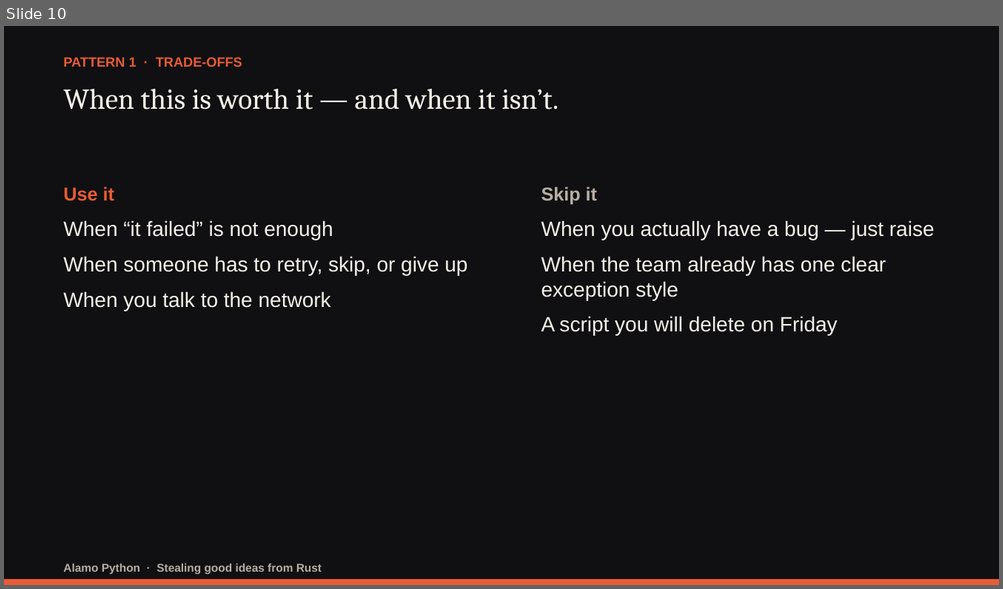
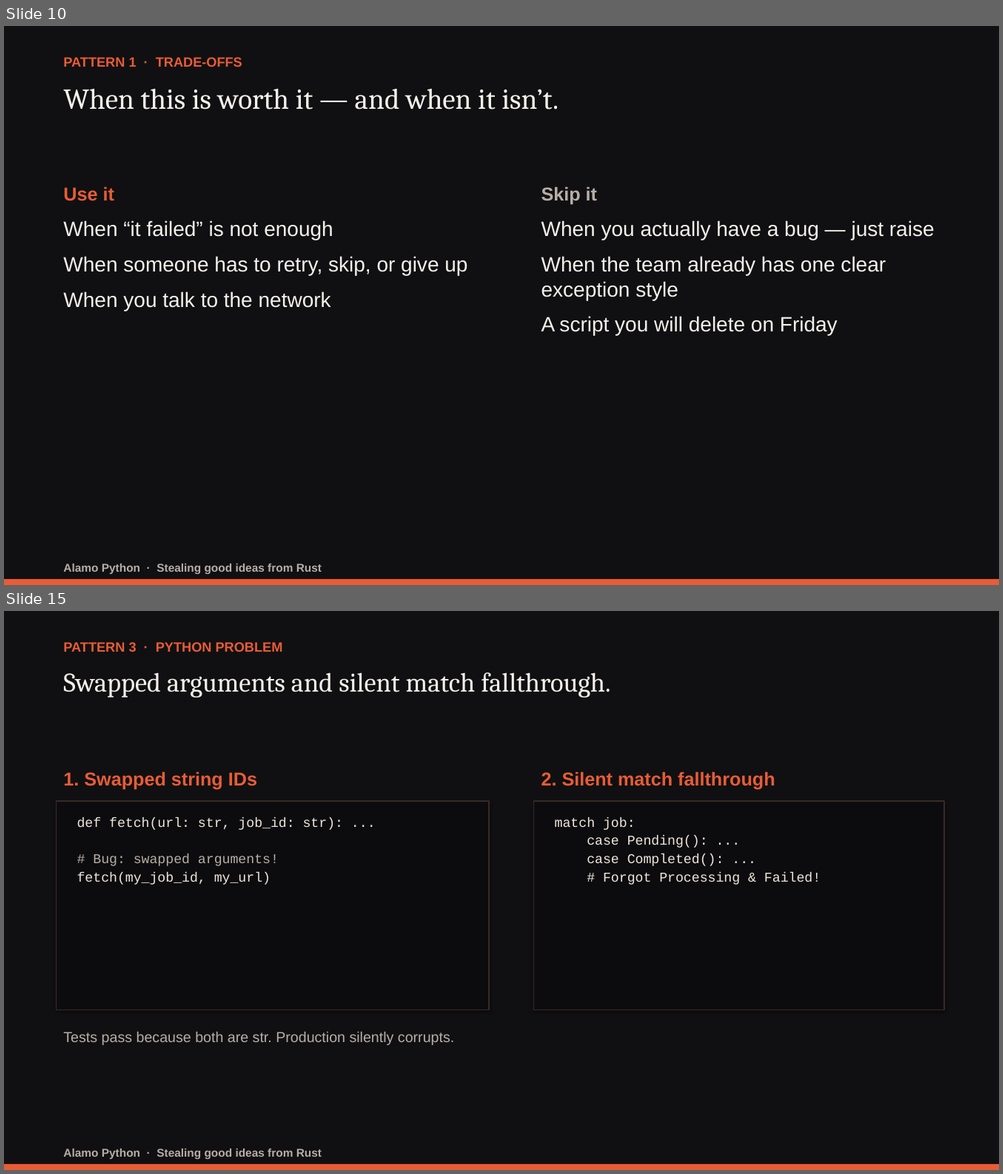
Before and after one commit to darwing1210/thinking-in-rust-writing-in-python, a slide deck: presentation/stealing-good-ideas-from-rust.pptx. Shown one above the other, each under a label of ours: slide 10 before the commit, slides 10 and 15 after it; the slides between them are not shown. The pictures are 1003x589 and 1003x1174 pixels, drawn with LibreOffice and Linux fonts; fonts in the diff are those of the drawing. Boxes give left, top, right and bottom in pixels: in the first picture for what was removed or moved away, otherwise in the second. Text is boxed around its words. In the diff, an @@ line names an element or a change of style, - is before the commit and + after.

Commit message:
Upgrade talk to 4 deep patterns: Typestates, NewType, assert_never, and Ownership law

```diff
--- a/presentation/stealing-good-ideas-from-rust.pptx
+++ b/presentation/stealing-good-ideas-from-rust.pptx
@@ slide 15 added at box(4, 611, 999, 1170), background #101012 @@
@@ text added at box(63, 642, 283, 652), 13 pt, text #E85C36, bold @@
+PATTERN 3 · PYTHON PROBLEM
@@ text added at box(63, 672, 610, 698), 26 pt, text #F4F1EA @@
+Swapped arguments and silent match fallthrough.
@@ text added at box(63, 772, 257, 790), 18 pt, text #E85C36, bold @@
+1. Swapped string IDs
@@ text added at box(541, 772, 774, 790), 18 pt, text #E85C36, bold @@
+2. Silent match fallthrough
@@ rectangle added at box(57, 801, 489, 1010), fill #0C0C0E, outline #3A2A26 1 pt @@
@@ rectangle added at box(534, 801, 944, 1010), fill #0C0C0E, outline #3A2A26 1 pt @@
@@ text added at box(77, 817, 343, 885), 13 pt, text #F0E6DC @@
+def fetch(url: str, job_id: str): ...
+# Bug: swapped arguments!
+fetch(my_job_id, my_url)
@@ text added at box(555, 817, 820, 885), 13 pt, text #F0E6DC @@
+match job:
+case Pending(): ...
+case Completed(): ...
+# Forgot Processing & Failed!
@@ text added at box(63, 1032, 454, 1045), 14 pt, text #B7AEA6 @@
+Tests pass because both are str. Production silently corrupts.
@@ rectangle added at box(4, 1165, 999, 1170), fill #E85C36 @@
@@ text added at box(63, 1149, 321, 1159), 11 pt, text #B7AEA6, bold @@
+Alamo Python · Stealing good ideas from Rust
```
Also in this commit, not shown: 11 slides changed, 5 other slides added, 4 slides removed, 21 other files.
